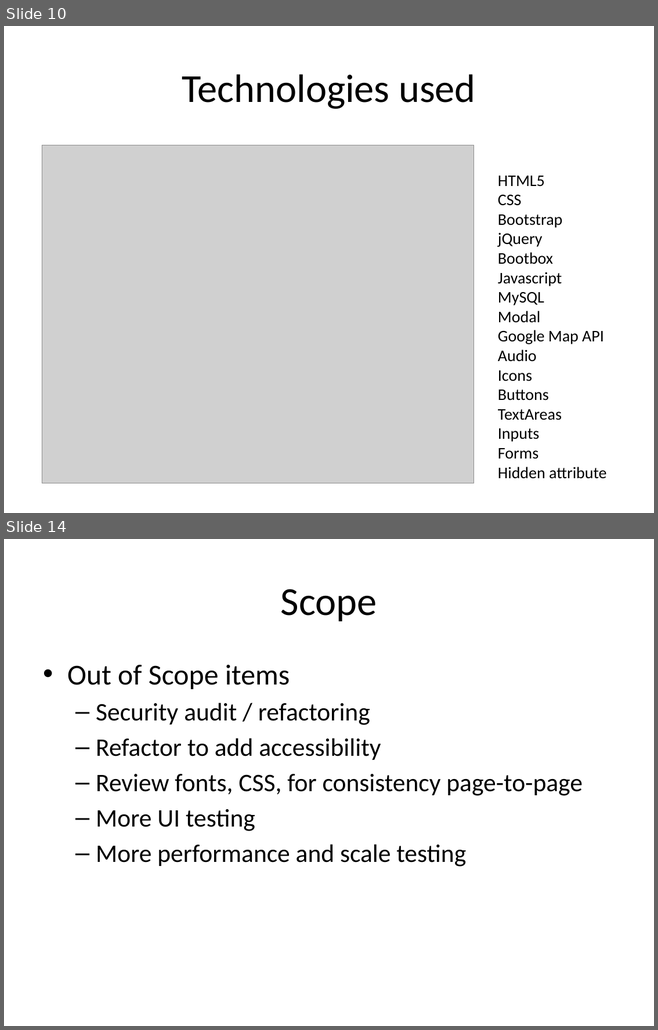
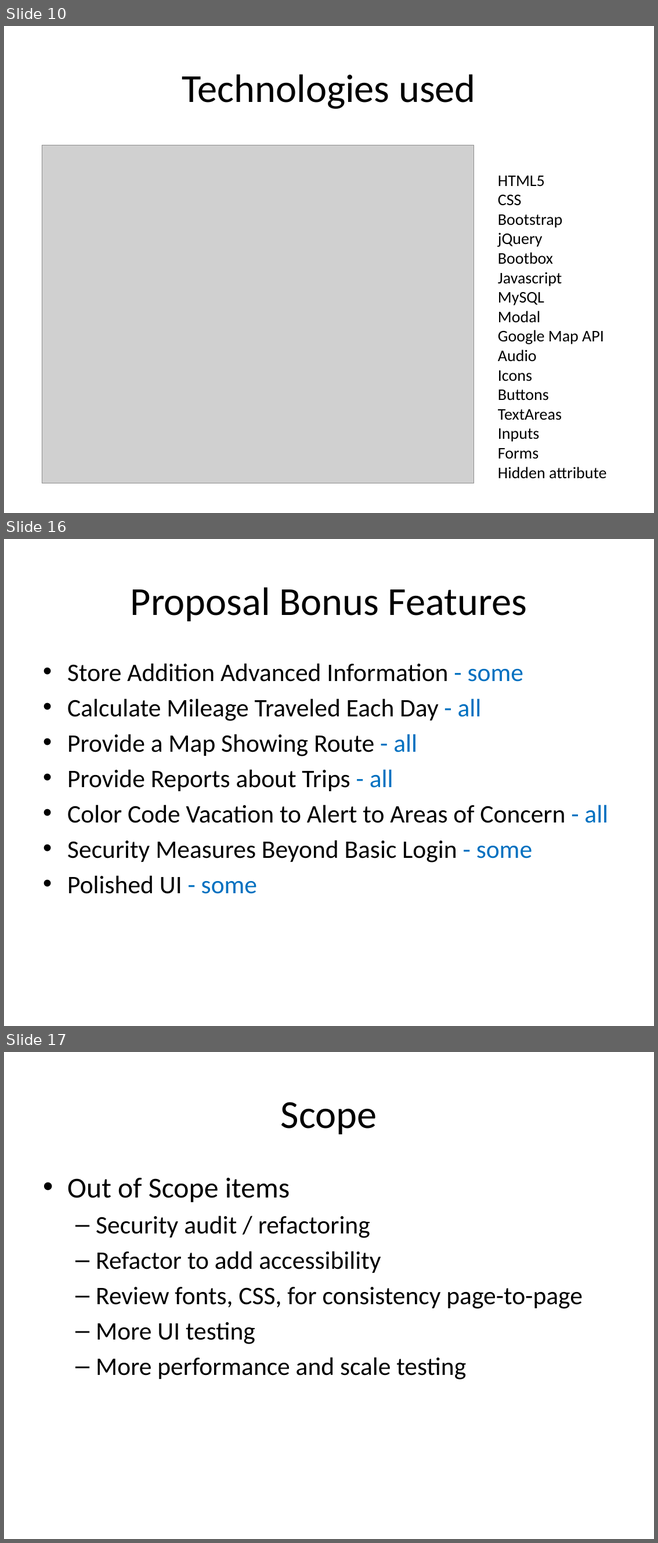
Before and after one commit to dreamer42/SEIS752-Vacation, a slide deck: docs/Presentation.pptx. Shown one above the other, each under a label of ours: slides 10 and 14 before the commit, slides 10, 16 and 17 after it; the slides between them are not shown. The pictures are 658x1030 and 658x1543 pixels, drawn with LibreOffice and Linux fonts; fonts in the diff are those of the drawing; grey boxes stand for pictures. Boxes give left, top, right and bottom in pixels: in the first picture for what was removed or moved away, otherwise in the second. Text is boxed around its words. In the diff, an @@ line names an element or a change of style, - is before the commit and + after.

```diff
--- a/docs/Presentation.pptx
+++ b/docs/Presentation.pptx
@@ slide 16 added at bbox=[4, 539, 654, 1026], background #FFFFFF @@
@@ title added at bbox=[130, 587, 527, 621], 44 pt, text #000000 @@
+Proposal Bonus Features
@@ text added at bbox=[67, 663, 608, 894], 28 pt, text #000000 @@
+• Store Addition Advanced Information - some
+• Calculate Mileage Traveled Each Day - all
+• Provide a Map Showing Route - all
+• Provide Reports about Trips - all
+• Color Code Vacation to Alert to Areas of Concern - all
+• Security Measures Beyond Basic Login - some
+• Polished UI - some
@@ what was slide 14 is now slide 17 @@
```
Also in this commit, not shown: 5 slides changed, 2 other slides added, 2 other files.
